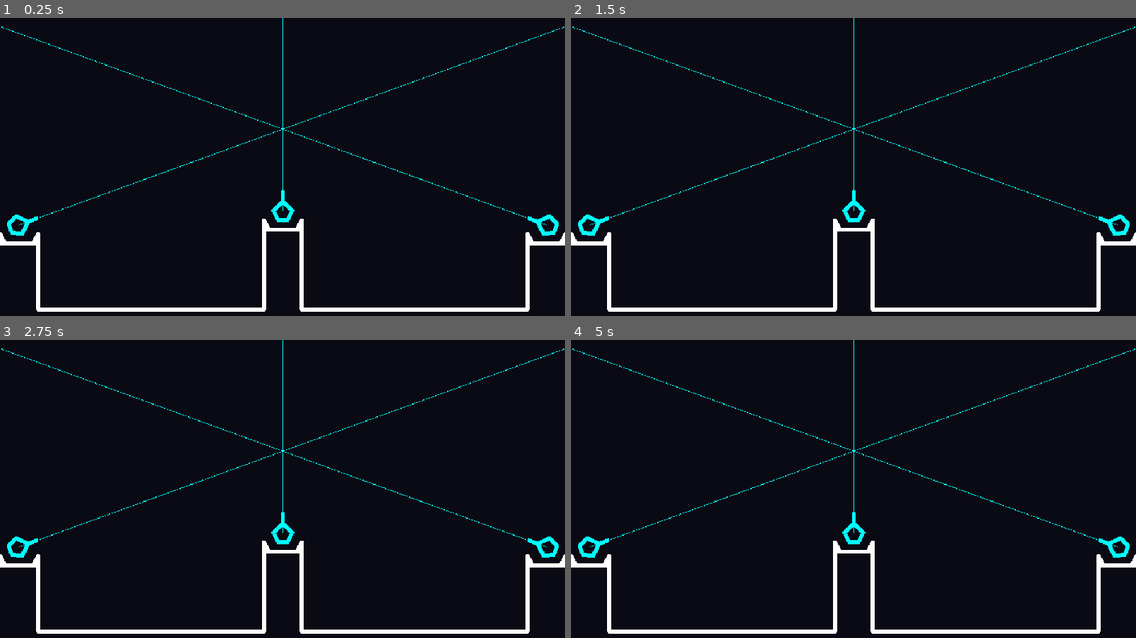
Above: before the commit, frames 1-4 (two rows, left to right).
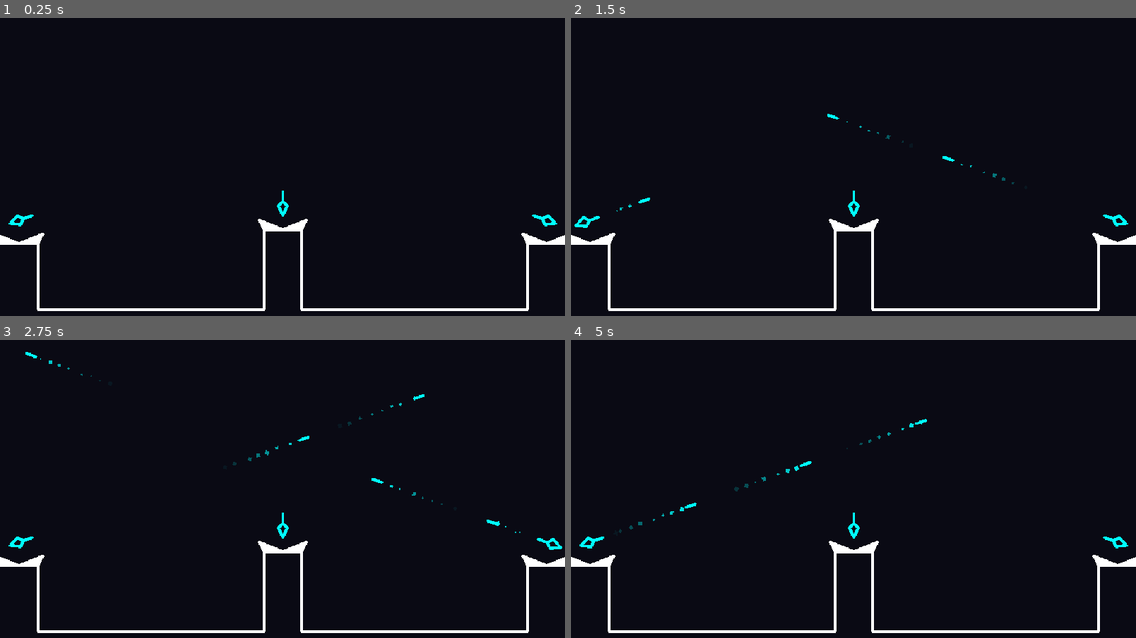
Above: after the commit, the same moments.

Repository: Paraldos/retro-stars
Game: Godot game, scene res://strato_defense/strato_defense.tscn
The game is run twice, just before and just after one commit, with the same random seed, the same clock (stepped at 60 frames per second) and the same inputs.
Inputs:
- Up to frame 1 (0.25 s): no input
- Up to frame 2 (1.5 s): tap Enter at 0.5 s; hold D (right) 0.53-1.28 s; hold A (left) from 1.28 s (still down)
- Up to frame 3 (2.75 s): release A (left) at 2.03 s; hold D (right) from 2.03 s (still down)
- Up to frame 4 (5 s): release D (right) at 2.78 s; hold Up (up) 2.78-3.53 s; hold A (left) from 3.53 s (still down)

The runs differ from the first frame. In frame 1, 1.8% of the frame differs, in the area x 0-100%, y 0-99%; in frame 2, 1.9%; in frame 3, 2.0%; in frame 4, 2.0%.

Commit message:
refactored gun

Diff:
--- a/strato_defense/gun/main_gun.gd
+++ b/strato_defense/gun/main_gun.gd
@@ -1,25 +1,34 @@
 extends Node2D
 
+@onready var tower: Node2D = %Tower
+@onready var bullet_spawn_point: Node2D = %BulletSpawnPoint
 @export_enum("LEFT_TOWER", "MIDDLE_TOWER", "RIGHT_TOWER") var gun_position : String
-@onready var tower: Node2D = %Tower
 @export var dip = 70
-@onready var attack_timer: Timer = %AttackTimer
+var player_bullet = preload("res://strato_defense/plaer_bullet/player_bullet.tscn")
+var recoil_direction: Vector2
+var recoil_amount = 15
 
 func _ready() -> void:
 	if gun_position == "LEFT_TOWER":
 		tower.rotation_degrees = dip
 	elif gun_position == "RIGHT_TOWER":
 		tower.rotation_degrees = dip * -1
-
-func _physics_process(delta: float) -> void:
-	if Input.is_action_just_pressed("left") and gun_position == "LEFT_TOWER":
-		_attack()
-	if Input.is_action_just_pressed("right") and gun_position == "RIGHT_TOWER":
-		_attack()
-	if Input.is_action_just_pressed("up") and gun_position == "MIDDLE_TOWER":
-		_attack()
+	var adjusted_rotation = deg_to_rad(tower.rotation_degrees - 90)
+	recoil_direction = Vector2(cos(adjusted_rotation), sin(adjusted_rotation)).normalized()
 
 func _attack():
-	if !attack_timer.is_stopped(): return
-	print(gun_position)
-	attack_timer.start()
+	_spawn_bullet()
+	_recoil()
+
+func _spawn_bullet():
+	var bullet = player_bullet.instantiate()
+	bullet.global_position = bullet_spawn_point.global_position
+	bullet.rotation_degrees = tower.rotation_degrees
+	get_tree().current_scene.add_child(bullet)
+
+func _recoil():
+	var initial_position = tower.position
+	var recoil_position = initial_position - recoil_direction * recoil_amount
+	tower.position = recoil_position
+	var tween = create_tween()
+	tween.tween_property(tower, "position", initial_position, 0.3)  # Return to original position
--- a/strato_defense/gun/main_gun.tscn
+++ b/strato_defense/gun/main_gun.tscn
@@ -5,16 +5,10 @@
 [node name="MainGun" type="Node2D"]
 script = ExtResource("1_bn36c")
 
-[node name="AttackTimer" type="Timer" parent="."]
-unique_name_in_owner = true
-wait_time = 0.3
-one_shot = true
-
 [node name="Torso" type="Line2D" parent="."]
 position = Vector2(16, -32)
-points = PackedVector2Array(-48, 48, -48, 32, -40, 48, 8, 48, 16, 32, 16, 48)
-closed = true
-width = 7.0
+points = PackedVector2Array(-48, 48, -56, 32, -16, 48, 24, 32, 16, 48)
+width = 5.0
 joint_mode = 2
 begin_cap_mode = 2
 end_cap_mode = 2
@@ -22,28 +16,33 @@
 [node name="Tower" type="Node2D" parent="."]
 unique_name_in_owner = true
 modulate = Color(0, 1, 1, 1)
-position = Vector2(0, -16)
+position = Vector2(0, -24)
 
 [node name="TowerMain" type="Line2D" parent="Tower"]
 position = Vector2(16, 8)
-points = PackedVector2Array(-24, 8, -32, -8, -16, -24, 0, -8, -8, 8)
+points = PackedVector2Array(-16, 8, -24, -8, -16, -16, -8, -8)
 closed = true
-width = 7.0
+width = 5.0
 joint_mode = 2
 begin_cap_mode = 2
 end_cap_mode = 2
 
 [node name="TowerBarrrel" type="Line2D" parent="Tower"]
-position = Vector2(-48, 16)
+position = Vector2(-48, 24)
 points = PackedVector2Array(48, -32, 48, -48)
-width = 7.0
+width = 5.0
 joint_mode = 2
 begin_cap_mode = 2
 end_cap_mode = 2
 
-[node name="Muzzle" type="Node2D" parent="Tower"]
+[node name="BulletSpawnPoint" type="Node2D" parent="Tower"]
+unique_name_in_owner = true
 position = Vector2(0, -48)
 
 [node name="Line2D" type="Line2D" parent="Tower"]
-points = PackedVector2Array(0, 0, 0, -1328)
+visible = false
+points = PackedVector2Array(0, -16, 0, -1328)
 width = 1.0
+
+[node name="Polygon2D" type="Polygon2D" parent="."]
+polygon = PackedVector2Array(-40, 0, 0, 16, 40, 0, 32, 16, -32, 16)
--- /dev/null
+++ b/strato_defense/plaer_bullet/player_bullet.gd
@@ -0,0 +1,11 @@
+extends CharacterBody2D
+
+var speed = 500
+var direction
+
+func _ready() -> void:
+	direction = deg_to_rad(rotation_degrees - 90)
+
+func _physics_process(delta: float) -> void:
+	velocity = Vector2(speed,0).rotated(direction)
+	move_and_slide()
--- /dev/null
+++ b/strato_defense/plaer_bullet/player_bullet.tscn
@@ -0,0 +1,29 @@
+[gd_scene load_steps=3 format=3 uid="uid://cjcsllaf4em5v"]
+
+[ext_resource type="Script" uid="uid://h8kg63010807" path="res://strato_defense/plaer_bullet/player_bullet.gd" id="1_3nglb"]
+
+[sub_resource type="Gradient" id="Gradient_3nglb"]
+colors = PackedColorArray(1, 1, 1, 1, 1, 1, 1, 0)
+
+[node name="PlayerBullet" type="CharacterBody2D"]
+modulate = Color(0, 1, 1, 1)
+script = ExtResource("1_3nglb")
+
+[node name="Line2D" type="Line2D" parent="."]
+position = Vector2(-24, 8)
+points = PackedVector2Array(24, -16, 24, 0)
+width = 5.0
+joint_mode = 2
+begin_cap_mode = 2
+end_cap_mode = 2
+
+[node name="CPUParticles2D" type="CPUParticles2D" parent="."]
+lifetime = 0.3
+emission_shape = 1
+emission_sphere_radius = 2.0
+gravity = Vector2(0, 0)
+angle_min = -720.0
+angle_max = 720.0
+scale_amount_min = 2.0
+scale_amount_max = 7.0
+color_ramp = SubResource("Gradient_3nglb")
--- a/strato_defense/strato_defense.gd
+++ b/strato_defense/strato_defense.gd
@@ -3,3 +3,18 @@
 @onready var main_gun_left: Node2D = %MainGunLeft
 @onready var main_gun_middle: Node2D = %MainGunMiddle
 @onready var main_gun_right: Node2D = %MainGunRight
+@onready var attack_timer: Timer = %AttackTimer
+
+func _physics_process(delta: float) -> void:
+	if Input.is_action_pressed("left") or Input.is_action_pressed("right") or Input.is_action_pressed("up"):
+		_attack()
+
+func _attack():
+	if !attack_timer.is_stopped(): return
+	if Input.is_action_pressed("up"):
+		main_gun_middle._attack()
+	elif Input.is_action_pressed("left"):
+		main_gun_left._attack()
+	elif Input.is_action_pressed("right"):
+		main_gun_right._attack()
+	attack_timer.start()
--- a/strato_defense/strato_defense.tscn
+++ b/strato_defense/strato_defense.tscn
@@ -17,7 +17,7 @@
 [node name="Line2D" type="Line2D" parent="."]
 position = Vector2(0, 48)
 points = PackedVector2Array(0, 336, 64, 336, 64, 448, 448, 448, 448, 312, 512, 312, 512, 448, 896, 448, 896, 336, 960, 336)
-width = 7.0
+width = 5.0
 joint_mode = 1
 begin_cap_mode = 2
 end_cap_mode = 2
@@ -36,3 +36,8 @@
 unique_name_in_owner = true
 position = Vector2(928, 368)
 gun_position = "RIGHT_TOWER"
+
+[node name="AttackTimer" type="Timer" parent="."]
+unique_name_in_owner = true
+wait_time = 0.4
+one_shot = true
Not shown, added: strato_defense/plaer_bullet/player_bullet.gd.uid
